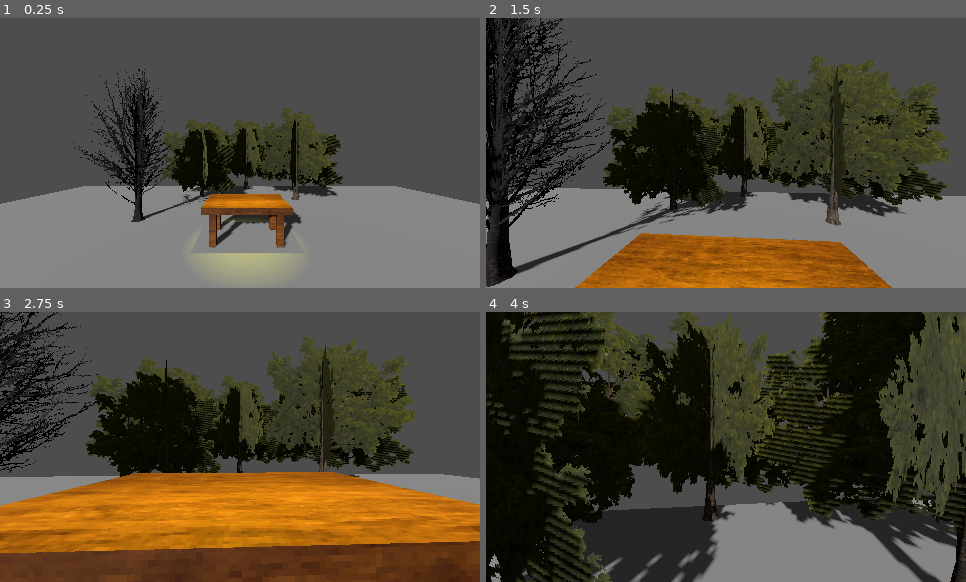
Above: before the commit, frames 1-4 (two rows, left to right).
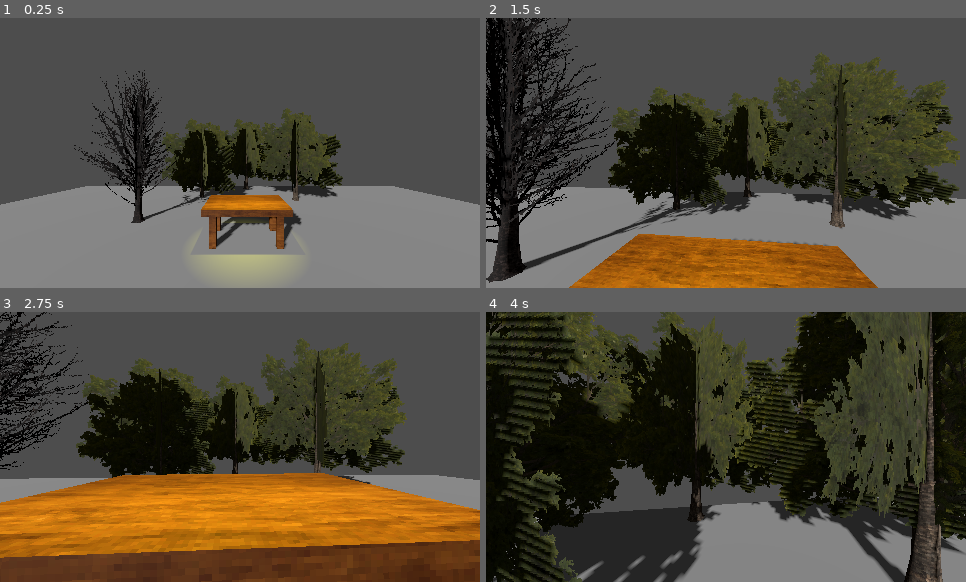
Above: after the commit, the same moments.

Repository: TheM0RSE/GameOff2026
Game: Godot game, scene res://Scenes/Main.tscn
The game is run twice, just before and just after one commit, with the same random seed, the same clock (stepped at 60 frames per second) and the same inputs.
Inputs (mouse positions are in pixels of both pictures, inside the frame that each line leads up to):
- Up to frame 1 (0.25 s): no input
- Up to frame 2 (1.5 s): move the mouse to (750, 153) at 0.52 s; hold W (up) from 0.53 s (still down); tap Space (jump) at 0.77 s; move the mouse to (702, 153) at 1.27 s
- Up to frame 3 (2.75 s): keep holding W (up); tap Space (jump) at 1.52 s; tap Enter at 2 s; move the mouse to (249, 441) at 2.02 s
- Up to frame 4 (4 s): keep holding W (up); tap Space (jump) at 2.75, 3.02, 3.77 s; move the mouse to (721, 452) at 2.77 s; move the mouse to (764, 449) at 3.52 s

The runs differ from the first frame. In frame 1, 4.1% of the frame differs, in the area x 0-100%, y 18-88%; in frame 2, 21%; in frame 3, 19%; in frame 4, 43%, in the area x 0-100%, y 0-100%.

Commit message:
Fixed camera jitter when moving around and looking around.

Diff:
--- a/Player/Player.gd
+++ b/Player/Player.gd
@@ -4,13 +4,32 @@
 const JUMP_VELOCITY = 4.5
 
 # Mouse & camera variables
-var mouse_sensitivity := 0.2
+var mouse_sensitivity := 0.005
+
+var mouse_input = Vector2.ZERO
 
 @export var camera : Camera3D
 var cam_rotation := Vector2.ZERO
 
 func _ready() -> void:
 	Input.mouse_mode = Input.MOUSE_MODE_CAPTURED # Lock mouse ingame
+
+func _unhandled_input(event):
+	if event is InputEventMouseMotion:
+		# Collect mouse input data
+		mouse_input += event.relative
+
+func _process(delta: float) -> void:
+	# Apply rotation on every rendered frame
+	rotate_y(-mouse_input.x * mouse_sensitivity)
+	camera.rotate_x(-mouse_input.y * mouse_sensitivity)
+
+	# Clamp vertical camera angle so you can't look upside down
+	camera.rotation.x = clamp(camera.rotation.x, deg_to_rad(-89), deg_to_rad(89))
+
+	# Clear the accumulated input so it doesn't carry over to the next frame
+	mouse_input = Vector2.ZERO
+
 
 func _physics_process(delta: float) -> void:
 	# Gravity
@@ -32,13 +51,3 @@
 		velocity.z = move_toward(velocity.z, 0, SPEED)
 
 	move_and_slide()
-
-func _unhandled_input(event: InputEvent) -> void:
-	if event is InputEventMouseMotion:
-		cam_rotation.y -= event.relative.x * mouse_sensitivity
-		cam_rotation.x -= event.relative.y * mouse_sensitivity
-
-		cam_rotation.x = clamp(cam_rotation.x, -90, 90) # Clamp up and down rotation of camera
-
-		rotation_degrees.y = cam_rotation.y # Rotate character left and right
-		camera.rotation_degrees.x = cam_rotation.x # Rotate camera up and down
--- a/project.godot
+++ b/project.godot
@@ -63,6 +63,7 @@
 [physics]
 
 3d/physics_engine="Jolt Physics"
+common/physics_interpolation=true
 
 [rendering]
 
